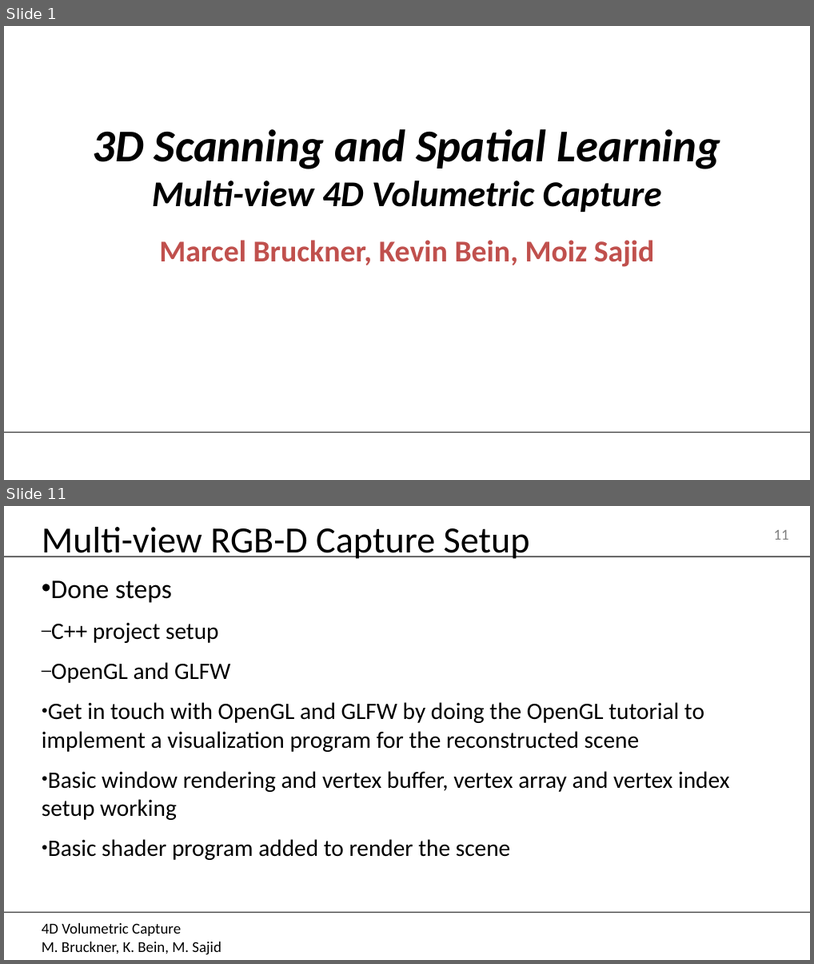
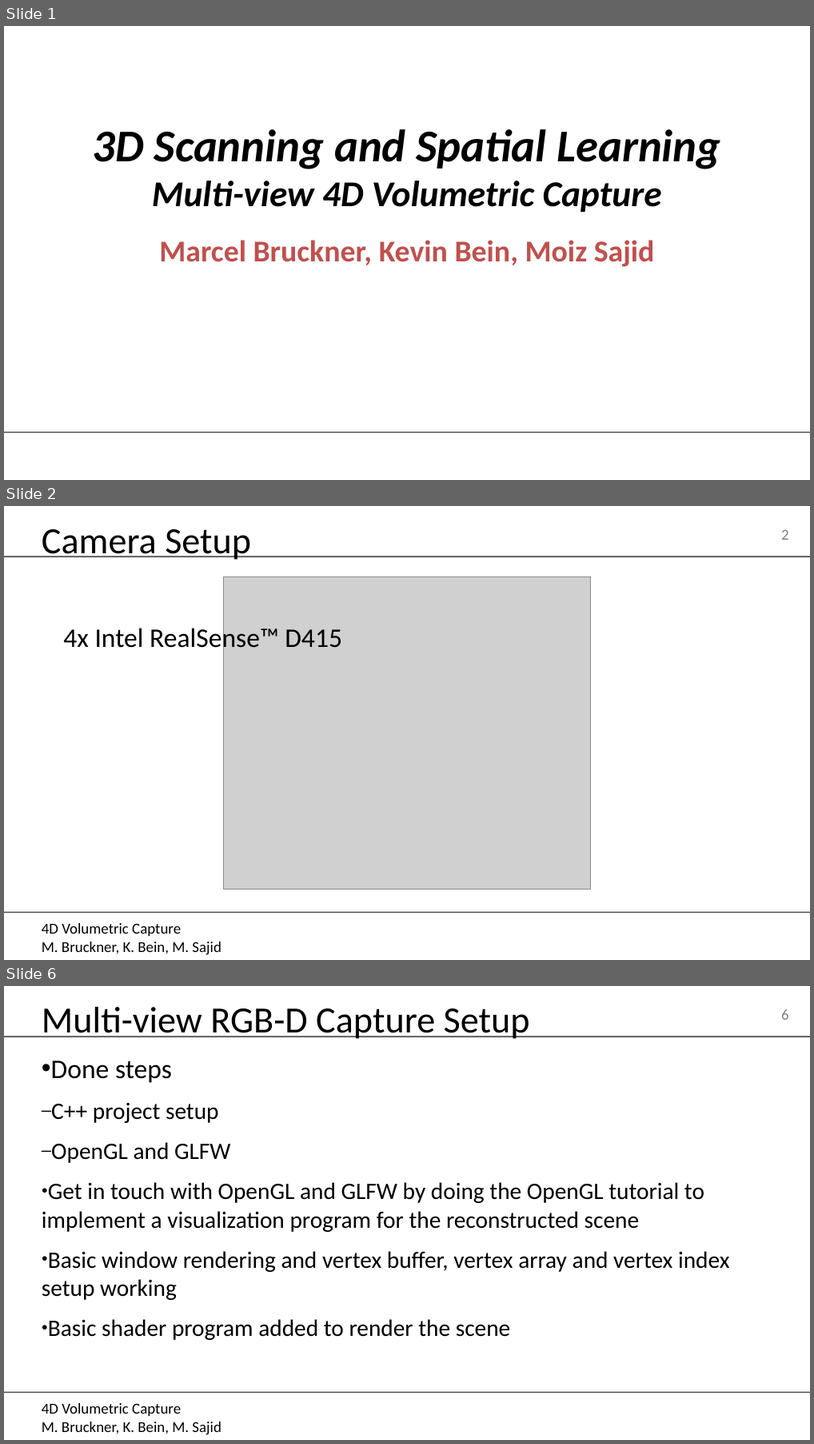
Before and after one commit to MarcelBruckner-TUMProjects/Volumetric-Fusion, a slide deck: Presentations/24.10.2019.pptx. Shown one above the other, each under a label of ours: slides 1 and 11 before the commit, slides 1, 2 and 6 after it; the slides between them are not shown. The pictures are 814x964 and 814x1444 pixels, drawn with LibreOffice and Linux fonts; fonts in the diff are those of the drawing; grey boxes stand for pictures; background and template pictures are left out. Boxes give left, top, right and bottom in pixels: in the first picture for what was removed or moved away, otherwise in the second. Text is boxed around its words. In the diff, an @@ line names an element or a change of style, - is before the commit and + after.

```diff
--- a/Presentations/24.10.2019.pptx
+++ b/Presentations/24.10.2019.pptx
@@ slide 2 added at box(4, 506, 810, 960), background picture (left out); not listed: 4 template elements that a slide beside it also shows @@
@@ title added at box(42, 529, 251, 560), 44 pt, text #000000 @@
+Camera Setup
@@ picture added at box(223, 576, 591, 889) @@
@@ text added at box(63, 624, 342, 653), 32 pt, text #000000 @@
+  4x Intel RealSense™ D415
@@ what was slide 11 is now slide 6 @@
@@ page number at box(782, 1009, 790, 1020): text changed @@
-11
+6
```
Also in this commit, not shown: 2 slides changed, 2 other slides added, 8 slides removed.
